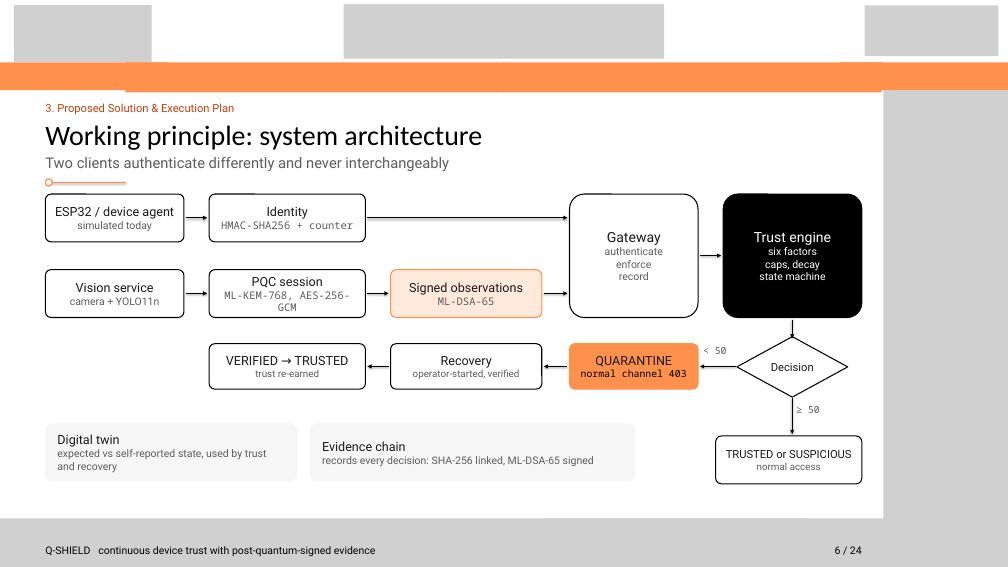
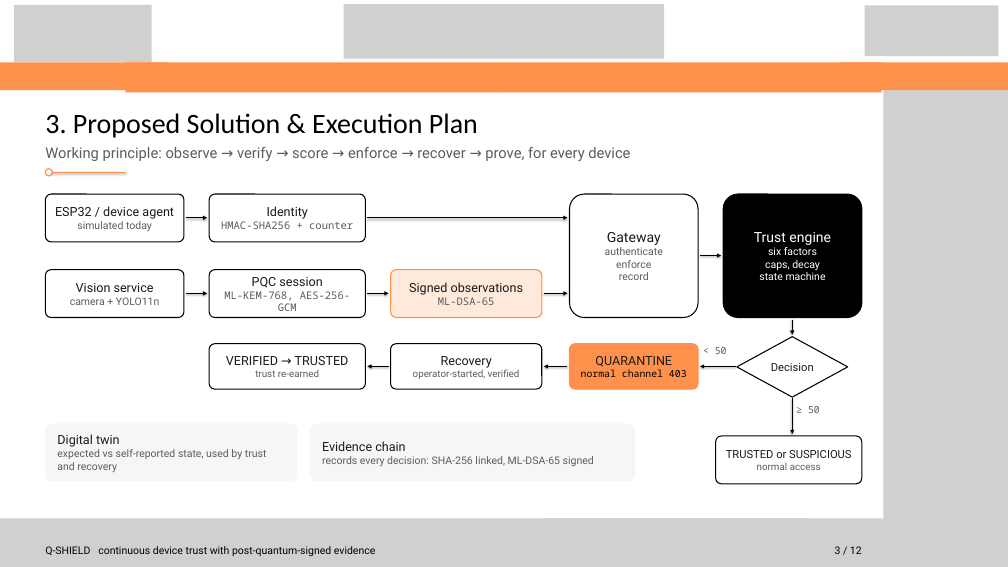
Before and after one commit to Zynx095/Q-shield, a slide deck: slide 3 of ppt/final/Q-SHIELD_QuantAMaze3.0_Final.pptx (slide 6 before the commit). Drawn at 1008x567 pixels with LibreOffice and Linux fonts; fonts in the diff are those of the drawing; grey boxes stand for pictures. Boxes give left, top, right and bottom in pixels: in the first picture for what was removed or moved away, otherwise in the second. Text is boxed around its words. In the diff, an @@ line names an element or a change of style, - is before the commit and + after.

```diff
--- a/ppt/final/Q-SHIELD_QuantAMaze3.0_Final.pptx
+++ b/ppt/final/Q-SHIELD_QuantAMaze3.0_Final.pptx
@@ text "3. Proposed Solution & Execution ..." at (x1=45, y1=113, x2=478, y2=138): size 16 to 40 pt, font Roboto to Calibri, text colour #C2410C to #000000 @@
@@ text at (x1=45, y1=147, x2=630, y2=161): text changed; size 40 to 21 pt; font Calibri to Roboto; text colour #000000 to #5C5C5C @@
-Working principle: system architecture
+Working principle: observe → verify → score → enforce → recover → prove, for every device
@@ ellipse moved from (x1=45, y1=179, x2=52, y2=186) to (x1=45, y1=169, x2=52, y2=176) @@
@@ text removed at (x1=45, y1=157, x2=449, y2=171) @@
-Two clients authenticate differently and never interchangeably
@@ line moved from (52, 182) - (126, 182) to (52, 172) - (126, 172) @@
@@ arrow moved from (792, 320) - (792, 338) to (792, 320) - (792, 335) @@
@@ text at (x1=835, y1=546, x2=862, y2=554): text changed @@
-6 / 24
+3 / 12
```
Also in this commit, not shown: 10 other slides changed, 1 slide added, 13 slides removed, 28 other files.
